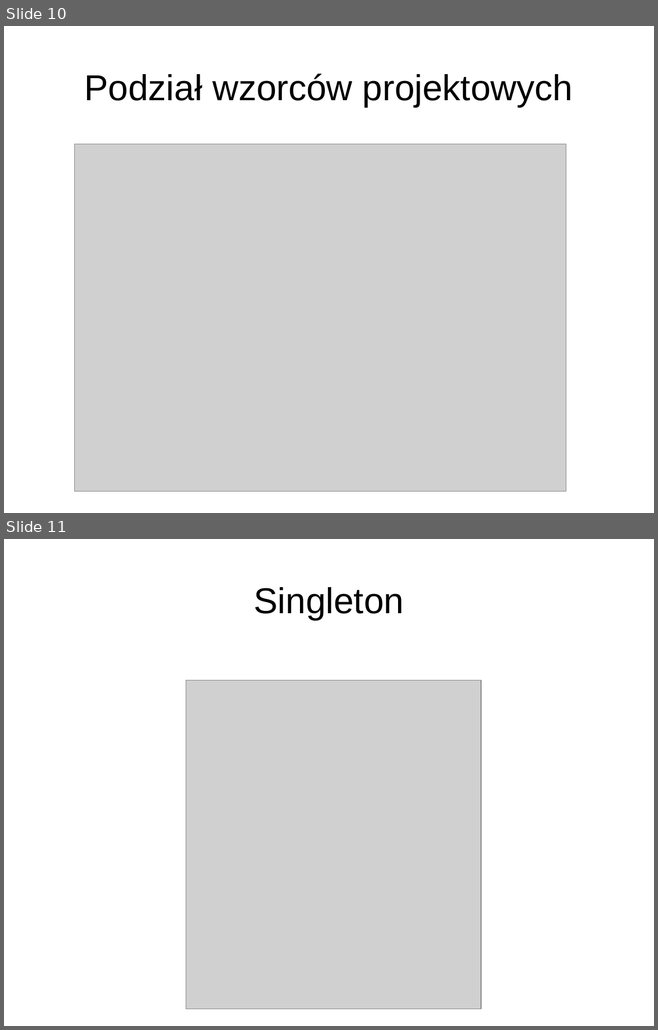
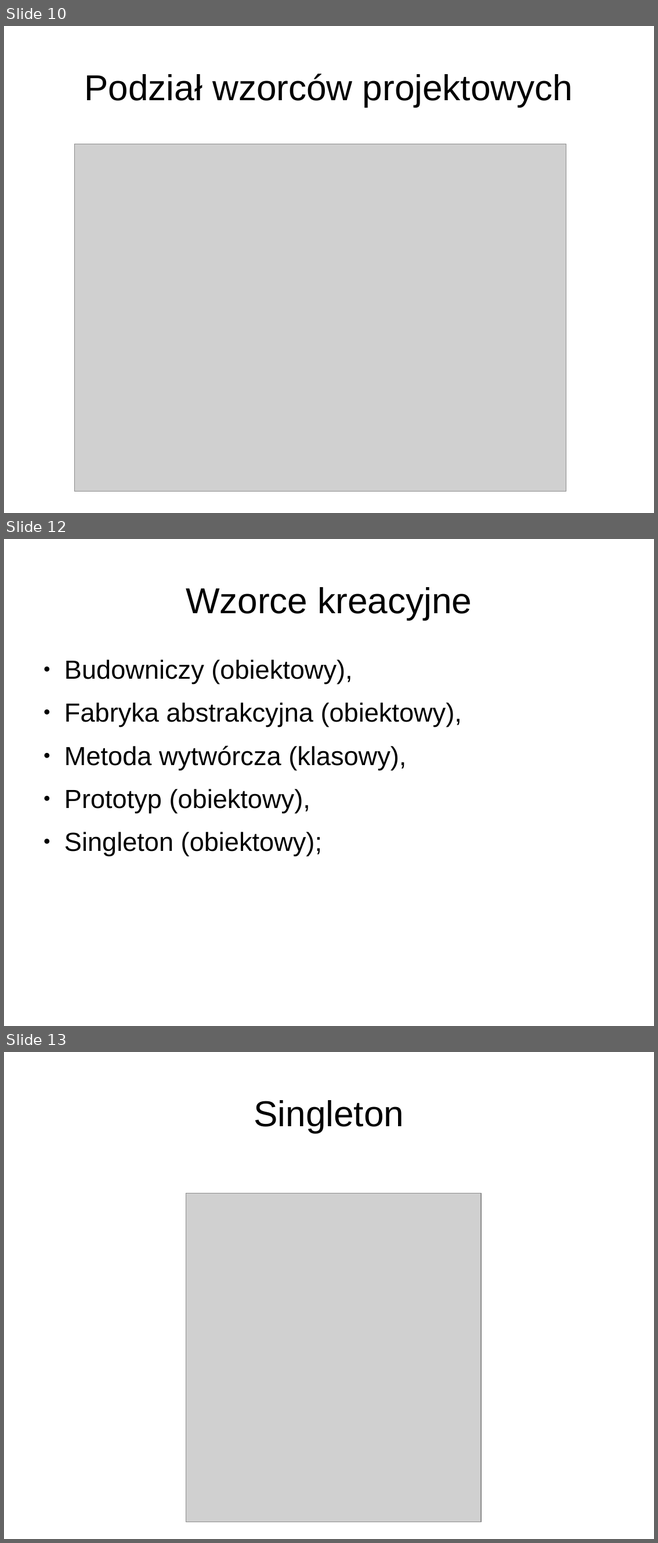
Before and after one commit to anicos/wzorce-projektowe-prezentacja, a slide deck: Part_1.odp. Shown one above the other, each under a label of ours: slides 10 and 11 before the commit, slides 10, 12 and 13 after it; the slides between them are not shown. The pictures are 658x1030 and 658x1543 pixels, drawn with LibreOffice and Linux fonts; fonts in the diff are those of the drawing; grey boxes stand for pictures. Boxes give left, top, right and bottom in pixels: in the first picture for what was removed or moved away, otherwise in the second. Text is boxed around its words. In the diff, an @@ line names an element or a change of style, - is before the commit and + after.

```diff
--- a/Part_1.odp
+++ b/Part_1.odp
@@ slide 12 added at <box>4,539,654,1026</box>, background #FFFFFF @@
@@ title added at <box>186,587,472,620</box>, 44 pt, text #000000 @@
+Wzorce kreacyjne
@@ text added at <box>64,660,462,856</box>, 32 pt, text #000000 @@
+● Budowniczy (obiektowy),
+● Fabryka abstrakcyjna (obiektowy),
+● Metoda wytwórcza (klasowy),
+● Prototyp (obiektowy),
+● Singleton (obiektowy);
@@ what was slide 11 is now slide 13 @@
```
Also in this commit, not shown: 1 slide changed, 28 other slides added, 1 other file.
